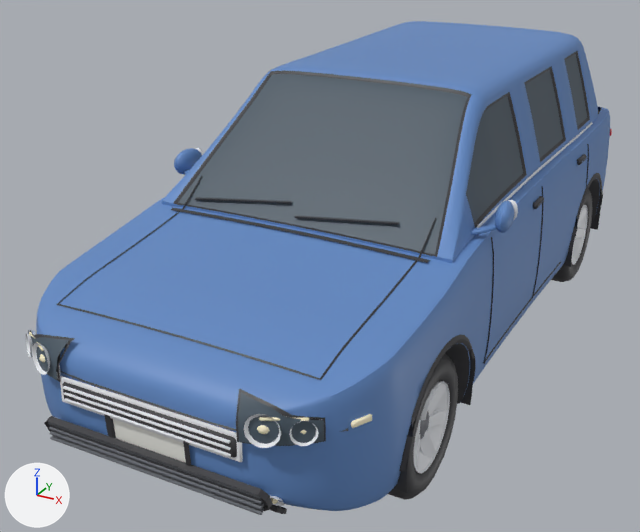
The FBX model Assets/Art/Models/Vehicles/V3/CarV3_SUV.fbx, before and after one commit.
Camera for both pictures: a 50 mm camera at (2.12, -4.71, 2.72) aimed at (-0.29, -0.33, 0.53). The axes (+X, +Y, +Z) are drawn at lower left. The lights are the same throughout. The picture after the commit comes second. Where no turn or scale is listed for an object, it has been applied to the vertices. Vertices at exactly the same position are counted once.

In view in the first picture: 'CarV3_SUV'.
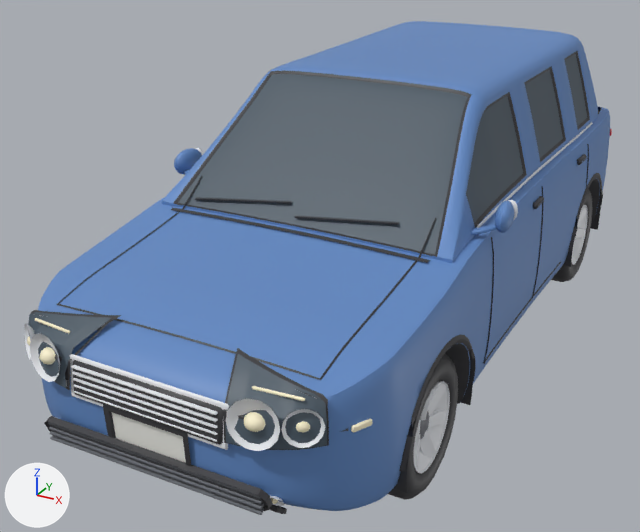
Pixel boxes (x1, y1, x2, y2) of what changed, in the pictures (640 x 532 px; the box of a moved part takes in the faces that stretch with it):
'CarV3_SUV', reshaped: before (26, 21, 612, 515); after (24, 21, 612, 515)
part 1 of me_carv3_suv, moved or reshaped: before (63, 382, 237, 458); after (35, 318, 70, 334)
part 2 of me_carv3_suv, added: after (252, 386, 305, 401)
part 3 of me_carv3_suv, moved or reshaped: before (63, 386, 231, 444); after (74, 391, 217, 442)
part 4 of me_carv3_suv, moved or reshaped: before (64, 392, 231, 450); after (74, 384, 218, 435)
part 5 of me_carv3_suv, moved or reshaped: before (64, 398, 231, 457); after (73, 378, 218, 429)
part 6 of me_carv3_suv, added: after (72, 371, 218, 422)
part 7 of me_carv3_suv, added: after (71, 365, 218, 415)
part 8 of me_carv3_suv, rebuilt (13% narrower, 11% taller): before (60, 376, 243, 462); after (70, 354, 229, 450)
part 9 of me_carv3_suv, added: after (73, 360, 223, 445)
part 10 of me_carv3_suv, moved or reshaped: before (26, 329, 371, 448); after (24, 310, 373, 451)

The change in detail:
me_carv3_suv is used by ob_carv3_suv; location (0.0, 0.0, 0.0).
me_carv3_suv had 15297 vertices, 14379 faces and spanned x -1.0..1.0, y -2.38..2.39, z 0.01..1.74.
me_carv3_suv now has 15337 vertices, 14423 faces and spans x -1.0..1.0, y -2.38..2.39, z 0.01..1.74.
me_carv3_suv part 1: the loose piece of 24 vertices spanning x -0.45..0.45, y -2.36..-2.33, z 0.63..0.73 is multiplied about its middle by the matrix ((0.247, 0.013, 0.019), (-0.023, 0.125, 0.213), (0.002, -0.214, 0.126)), then moved by (-0.58, 0.1, 0.23), in mat_headlight (beige #fff6d3).
me_carv3_suv part 2: the loose piece of 24 vertices spanning x 0.55..0.72, y -2.34..-2.24, z 0.84..0.85 is copied, and the copy is scaled about its middle by (1.35, 0.235, 0.56), then moved by (-0.06, 0.05, 0.07); it spans x 0.47..0.69, y -2.26..-2.23, z 0.91..0.92.
me_carv3_suv part 3: the loose piece of 24 vertices spanning x -0.43..0.43, y -2.37..-2.34, z 0.7..0.72 is scaled about its middle by (0.869, 0.881, 1.03), then moved by (0.0, 0.0, -0.01).
me_carv3_suv part 4: the loose piece of 24 vertices spanning x -0.43..0.43, y -2.37..-2.34, z 0.67..0.69 is scaled about its middle by (0.869, 0.881, 1.03), then moved by (0.0, 0.0, 0.05).
me_carv3_suv part 5: the loose piece of 24 vertices spanning x -0.43..0.43, y -2.37..-2.34, z 0.64..0.66 is scaled about its middle by (0.869, 0.881, 1.03), then moved by (0.0, 0.0, 0.11).
me_carv3_suv part 6: the loose piece of 24 vertices spanning x -0.43..0.43, y -2.37..-2.34, z 0.7..0.72 is copied, and the copy is scaled about its middle by (0.869, 0.881, 1.03), then moved by (0.0, 0.0, 0.08); it spans x -0.37..0.37, y -2.37..-2.33, z 0.79..0.8.
me_carv3_suv part 7: the loose piece of 24 vertices spanning x -0.43..0.43, y -2.37..-2.34, z 0.7..0.72 is copied, and the copy is scaled about its middle by (0.869, 0.881, 1.03), then moved by (0.0, 0.0, 0.11); it spans x -0.37..0.37, y -2.37..-2.33, z 0.82..0.83.
me_carv3_suv part 8: the loose piece of 24 vertices spanning x -0.47..0.47, y -2.35..-2.33, z 0.62..0.75 is rebuilt with 16 vertices and now spans x -0.41..0.41, y -2.36..-2.31, z 0.66..0.86.
me_carv3_suv part 9: a new loose piece of 24 vertices spanning x -0.39..0.39, y -2.37..-2.32, z 0.68..0.85, in mat_rubber (dark grey #38383c).
me_carv3_suv part 10: 92 vertices moved from x -0.87..0.87, y -2.34..-2.02, z 0.73..0.9 to x -0.88..0.88, y -2.37..-2.02, z 0.71..0.96; 633 vertices removed from x -0.87..0.87, y -2.37..-2.02, z 0.72..0.91; 585 vertices added at x -0.87..0.87, y -2.38..-2.02, z 0.7..0.97.
